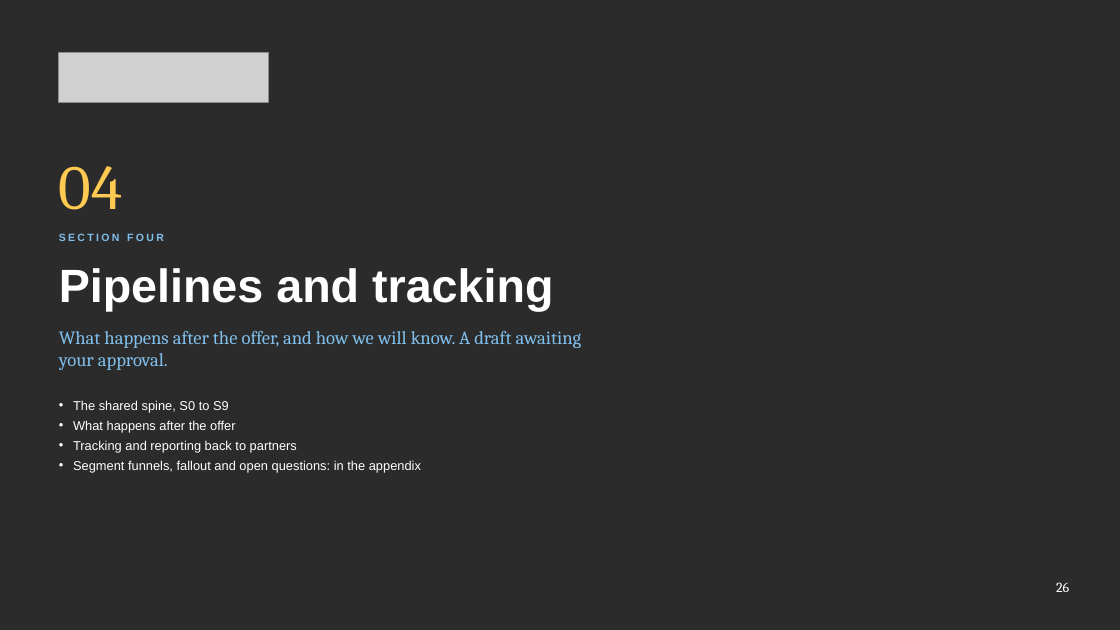
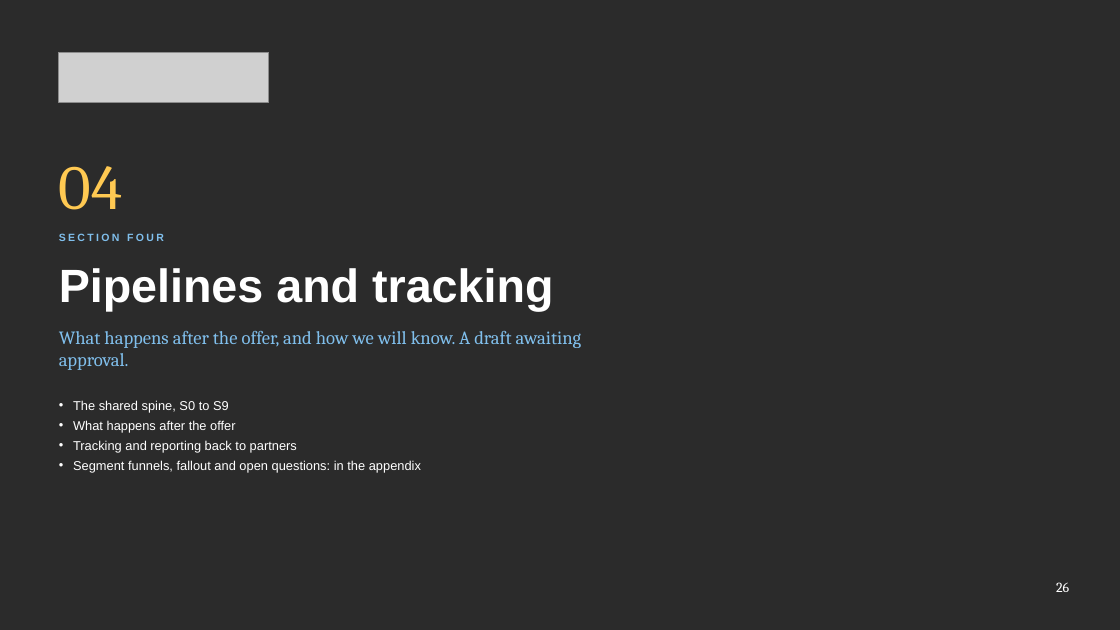
Before and after one commit to Nehemia-joh/Agenticmarketing, a slide deck: slide 26 of outputs/presentations/Silverleaf_Lead_Generation_Strategy_2026-10-12.pptx. Drawn at 1120x630 pixels with LibreOffice and Linux fonts; fonts in the diff are those of the drawing; grey boxes stand for pictures; background and template pictures are left out; a plain dark background stands for a picture behind light text. Boxes give left, top, right and bottom in pixels: in the first picture for what was removed or moved away, otherwise in the second. Text is boxed around its words. In the diff, an @@ line names an element or a change of style, - is before the commit and + after.

```diff
--- a/outputs/presentations/Silverleaf_Lead_Generation_Strategy_2026-10-12.pptx
+++ b/outputs/presentations/Silverleaf_Lead_Generation_Strategy_2026-10-12.pptx
@@ text at box(59, 331, 582, 370): text changed @@
-What happens after the offer, and how we will know. A draft awaiting your approval.
+What happens after the offer, and how we will know. A draft awaiting approval.
```
Also in this commit, not shown: 15 other slides changed.
